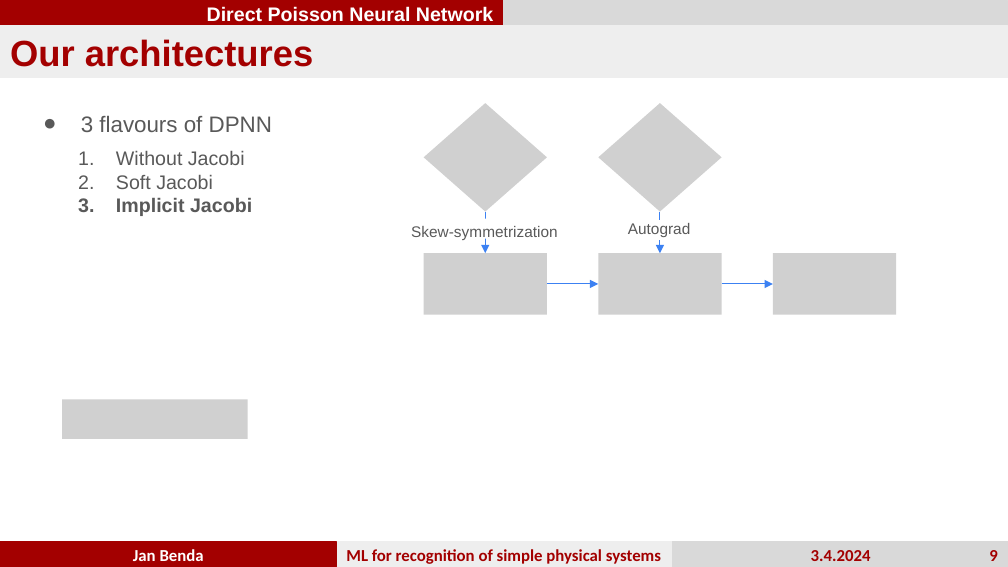
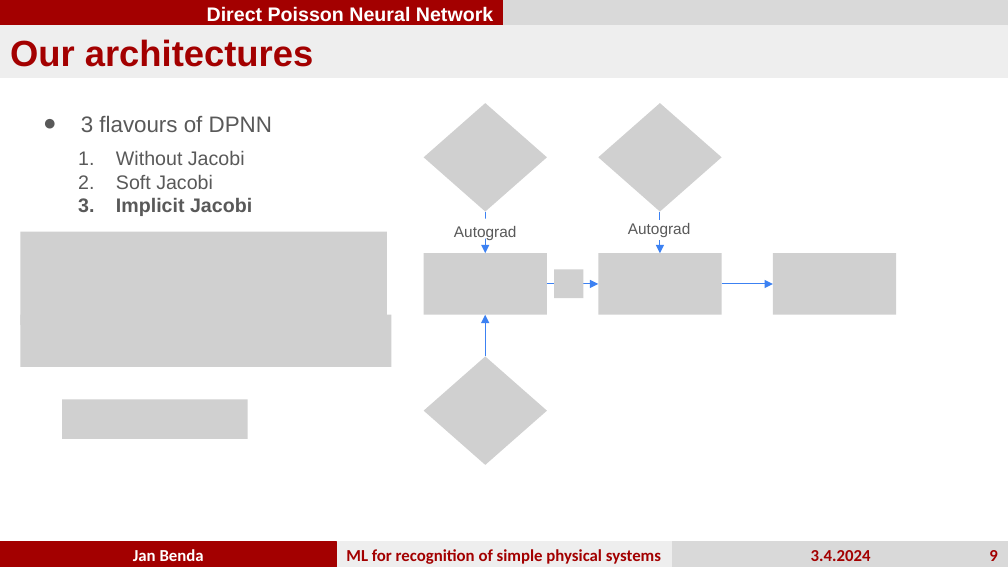
Before and after one commit to JanBenda123/direct-Poisson-neural-networks, a slide deck: slide 9 of Prezentace_na_obhajobu.pptx. Drawn at 1008x567 pixels with LibreOffice and Linux fonts; fonts in the diff are those of the drawing; grey boxes stand for pictures. Boxes give left, top, right and bottom in pixels: in the first picture for what was removed or moved away, otherwise in the second. Text is boxed around its words. In the diff, an @@ line names an element or a change of style, - is before the commit and + after.

```diff
--- a/Prezentace_na_obhajobu.pptx
+++ b/Prezentace_na_obhajobu.pptx
@@ picture added at (20, 232, 387, 326) @@
@@ text at (454, 226, 517, 241): text changed @@
-Skew-symmetrization
+Autograd
@@ picture added at (554, 269, 584, 298) @@
@@ picture added at (20, 314, 391, 367) @@
@@ arrow added from (485, 357) to (485, 314), #3C81F3 0.75 pt @@
@@ picture added at (423, 357, 546, 466) @@
```
Also in this commit, not shown: 2 other slides changed.
